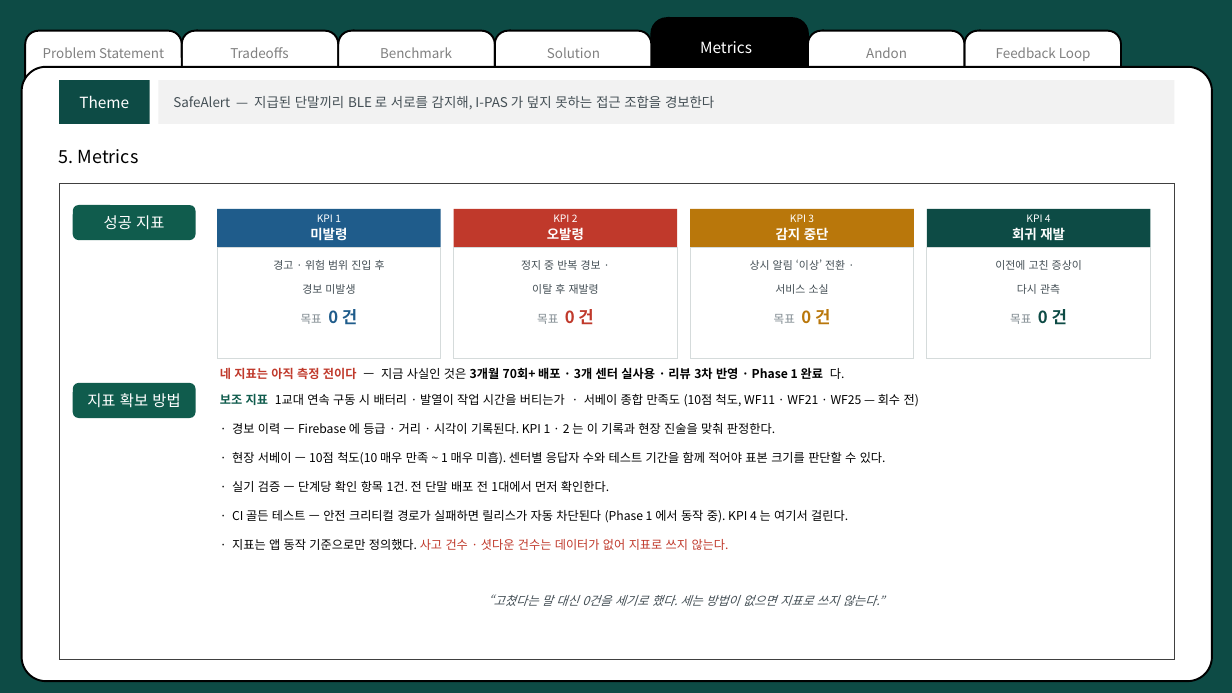
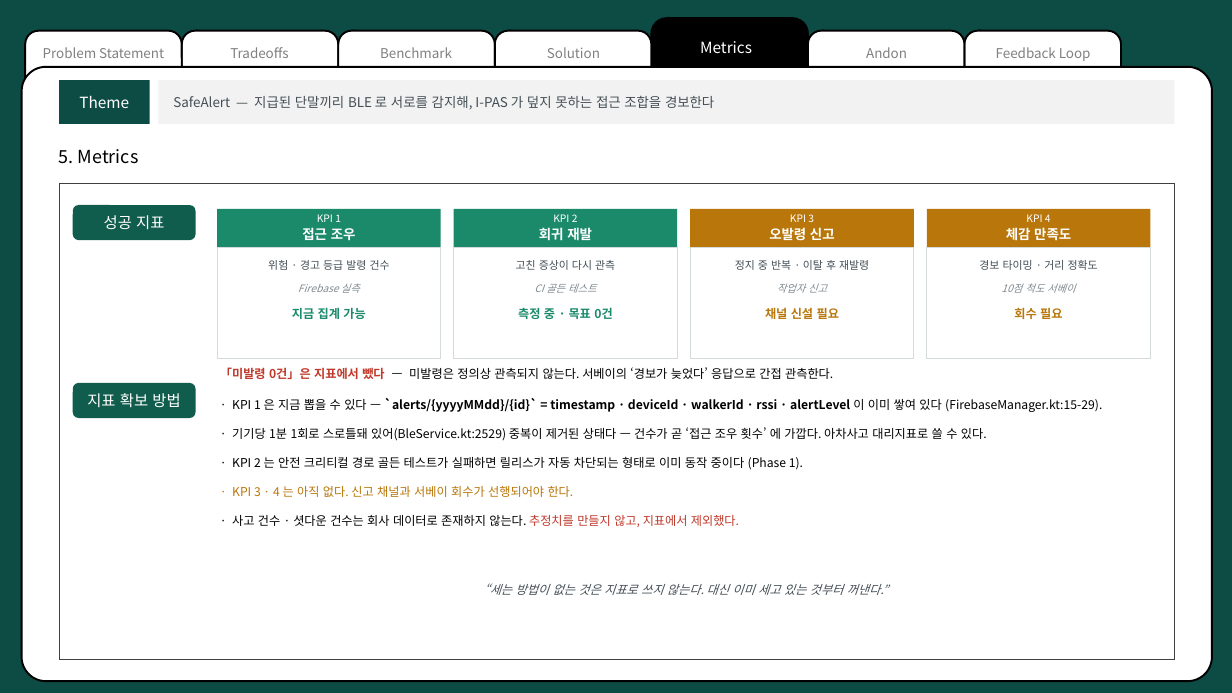
Before and after one commit to pslymzero-cyber/SafeAlert, a slide deck: slide 10 of docs/presentation/cousolve/SafeAlert_CouSolve_2026.08.pptx. Drawn at 1232x693 pixels with LibreOffice and Linux fonts; fonts in the diff are those of the drawing. Boxes give left, top, right and bottom in pixels: in the first picture for what was removed or moved away, otherwise in the second. Text is boxed around its words. In the diff, an @@ line names an element or a change of style, - is before the commit and + after.

```diff
--- a/docs/presentation/cousolve/SafeAlert_CouSolve_2026.08.pptx
+++ b/docs/presentation/cousolve/SafeAlert_CouSolve_2026.08.pptx
@@ rectangle at box(217, 209, 441, 248): fill #1F5C8B to #1B8A6B @@
@@ rectangle at box(454, 209, 677, 248): fill #C0392B to #1B8A6B @@
@@ rectangle at box(927, 209, 1151, 248): fill #0D4B45 to #B9770B @@
@@ text at box(302, 227, 356, 241): text changed @@
-미발령
+접근 조우
@@ text at box(539, 227, 592, 241): text changed @@
-오발령
+회귀 재발
@@ text at box(769, 227, 835, 241): text changed @@
-감지 중단
+오발령 신고
@@ text at box(1006, 227, 1071, 241): text changed @@
-회귀 재발
+체감 만족도
@@ text at box(268, 260, 390, 270): text changed @@
-경고 · 위험 범위 진입 후
+위험 · 경고 등급 발령 건수
@@ text at box(516, 260, 615, 270): text changed @@
-정지 중 반복 경보 ·
+고친 증상이 다시 관측
@@ text at box(735, 260, 869, 270): text changed @@
-상시 알림 ‘이상’ 전환 ·
+정지 중 반복 · 이탈 후 재발령
@@ text at box(979, 260, 1098, 270): text changed @@
-이전에 고친 증상이
+경보 타이밍 · 거리 정확도
@@ text at box(298, 283, 360, 293): text changed; size 8.5 to 8 pt; text colour #444F55 to #808A90; italic on @@
-경보 미발생
+Firebase 실측
@@ text at box(534, 284, 596, 293): text changed; size 8.5 to 8 pt; text colour #444F55 to #808A90; italic on @@
-이탈 후 재발령
+CI 골든 테스트
@@ text at box(777, 283, 827, 293): text changed; size 8.5 to 8 pt; text colour #444F55 to #808A90; italic on @@
-서비스 소실
+작업자 신고
@@ text at box(1001, 283, 1075, 293): text changed; size 8.5 to 8 pt; text colour #444F55 to #808A90; italic on @@
-다시 관측
+10점 척도 서베이
@@ text at box(292, 307, 365, 319): text changed; size 9 to 9.5 pt; text colour #808A90 to #1B8A6B; bold on @@
-목표 0 건
+지금 집계 가능
@@ text at box(518, 307, 612, 319): text changed; size 9 to 9.5 pt; text colour #808A90 to #1B8A6B; bold on @@
-목표 0 건
+측정 중 · 목표 0건
@@ text at box(765, 307, 839, 319): text changed; size 9 to 9.5 pt; text colour #808A90 to #B9770B; bold on @@
-목표 0 건
+채널 신설 필요
@@ text at box(1014, 307, 1062, 319): text changed; size 9 to 9.5 pt; text colour #808A90 to #B9770B; bold on @@
-목표 0 건
+회수 필요
@@ text at box(220, 367, 833, 379): text changed; bold off @@
-네 지표는 아직 측정 전이다 — 지금 사실인 것은 3개월 70회+ 배포 · 3개 센터 실사용 · 리뷰 3차 반영 · Phase 1 완료 다.
+「미발령 0건」은 지표에서 뺐다 — 미발령은 정의상 관측되지 않는다. 서베이의 ‘경보가 늦었다’ 응답으로 간접 관측한다.
@@ text at box(232, 398, 1102, 412): text changed; bold on @@
-보조 지표 1교대 연속 구동 시 배터리 · 발열이 작업 시간을 버티는가 · 서베이 종합 만족도 (10점 척도, WF11 · WF21 · WF25 — 회수 전)
+· KPI 1 은 지금 뽑을 수 있다 — `alerts/{yyyyMMdd}/{id}` = timestamp · deviceId · walkerId · rssi · alertLevel 이 이미 쌓여 있다 (FirebaseManager.kt:15-29).
@@ text at box(232, 427, 987, 441): text changed @@
-· 경보 이력 — Firebase 에 등급 · 거리 · 시각이 기록된다. KPI 1 · 2 는 이 기록과 현장 진술을 맞춰 판정한다.
+· 기기당 1분 1회로 스로틀돼 있어(BleService.kt:2529) 중복이 제거된 상태다 — 건수가 곧 ‘접근 조우 횟수’ 에 가깝다. 아차사고 대리지표로 쓸 수 있다.
@@ text at box(232, 457, 803, 470): text changed @@
-· 현장 서베이 — 10점 척도(10 매우 만족 ~ 1 매우 미흡). 센터별 응답자 수와 테스트 기간을 함께 적어야 표본 크기를 판단할 수 있다.
+· KPI 2 는 안전 크리티컬 경로 골든 테스트가 실패하면 릴리스가 자동 차단되는 형태로 이미 동작 중이다 (Phase 1).
@@ text at box(232, 486, 574, 497): text changed; text colour #000000 to #B9770B @@
-· 실기 검증 — 단계당 확인 항목 1건. 전 단말 배포 전 1대에서 먼저 확인한다.
+· KPI 3 · 4 는 아직 없다. 신고 채널과 서베이 회수가 선행되어야 한다.
@@ text at box(232, 515, 739, 527): text changed @@
-· CI 골든 테스트 — 안전 크리티컬 경로가 실패하면 릴리스가 자동 차단된다 (Phase 1 에서 동작 중). KPI 4 는 여기서 걸린다.
+· 사고 건수 · 셧다운 건수는 회사 데이터로 존재하지 않는다. 추정치를 만들지 않고, 지표에서 제외했다.
@@ text at box(484, 583, 888, 595): text changed; text colour #C0392B to #444F55; italic on @@
-· 지표는 앱 동작 기준으로만 정의했다. 사고 건수 · 셧다운 건수는 데이터가 없어 지표로 쓰지 않는다.
+“세는 방법이 없는 것은 지표로 쓰지 않는다. 대신 이미 세고 있는 것부터 꺼낸다.”
@@ text removed at box(488, 594, 884, 606) @@
-“고쳤다는 말 대신 0건을 세기로 했다. 세는 방법이 없으면 지표로 쓰지 않는다.”
```
Also in this commit, not shown: 5 other slides changed, 4 other files.
